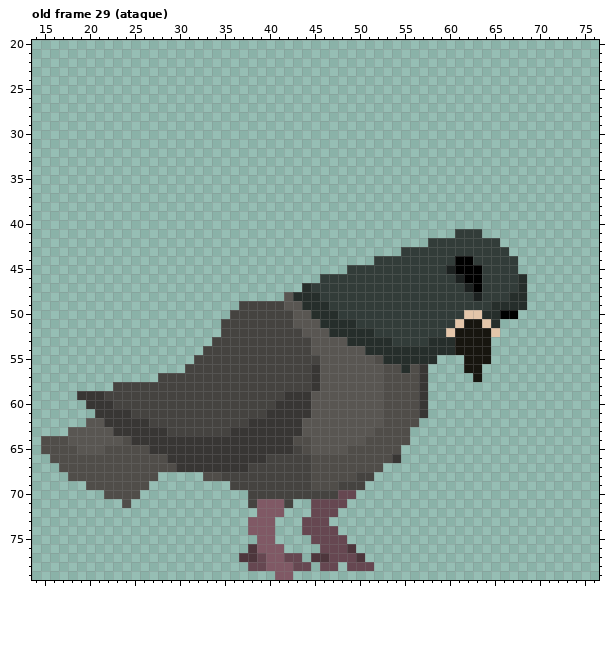
One commit to this pixel-art file: Assets/Sprites/Characters/Enemies/Pigeons/Standard/Pigeon.aseprite. This is how it looked before the edit.
80x80 pixels, 31 frames. Colours within 5 levels of each other are drawn and written as one. Shown: old frame 29 (ataque): x 14..76, y 20..79. The commit also changed other frames, which this record leaves out.
New version:
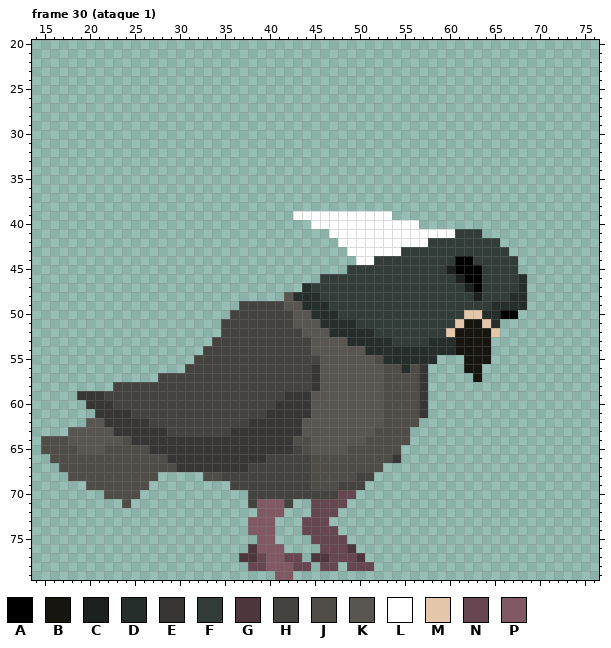
Palette (. is transparent): A #000000  B #17150f  C #1c2120  D #262e2b  E #383634  F #323c39  G #4d363c  H #454340  J #504d49  K #595652  L #ffffff  M #e4c6aa  N #664751  P #805965
A new or re-ordered frame is compared with the old frame closest to it.
The edit:
frames 31 -> 35
layer "efeito" now shown
Frame 30 (ataque 1) is new; against old frame 29 (ataque), layer "efeito":
y 39: x 43..53 ........... -> LLLLLLLLLLL
y 40: x 45..56 ............ -> LLLLLLLLLLLL
y 41: x 47..60 .............. -> LLLLLLLLLLLLLL
y 42: x 48..57 .......... -> LLLLLLLLLL
y 43: x 49..54 ...... -> LLLLLL
y 44: x 50..51 .. -> LL
Where, in picture pixels (left, top, right, bottom), the same in both pictures:
added: (293, 211, 455, 265)
